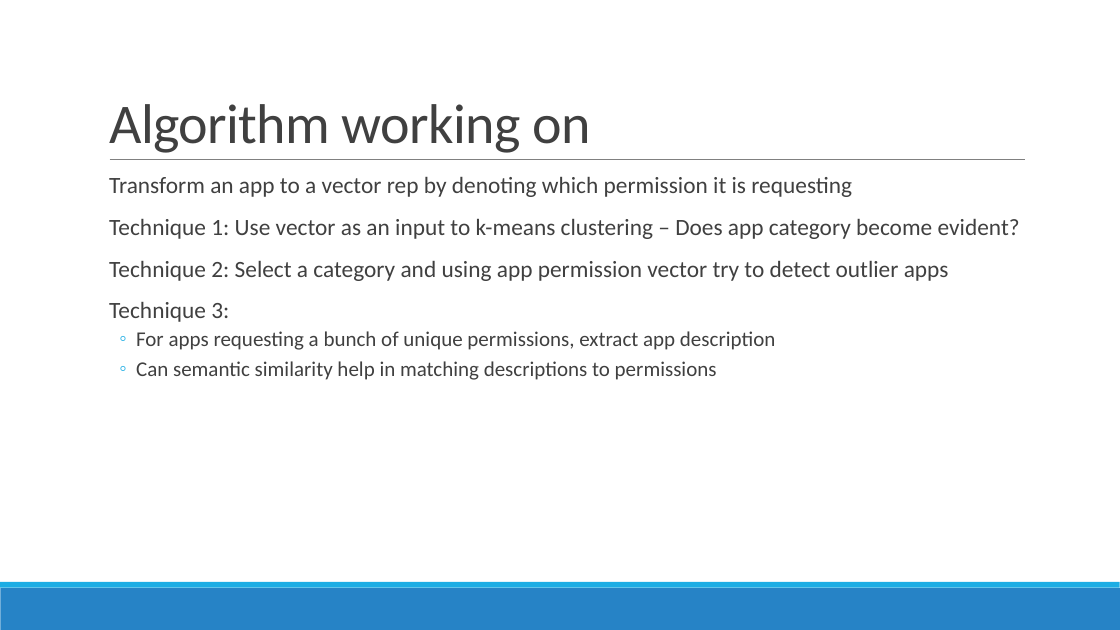
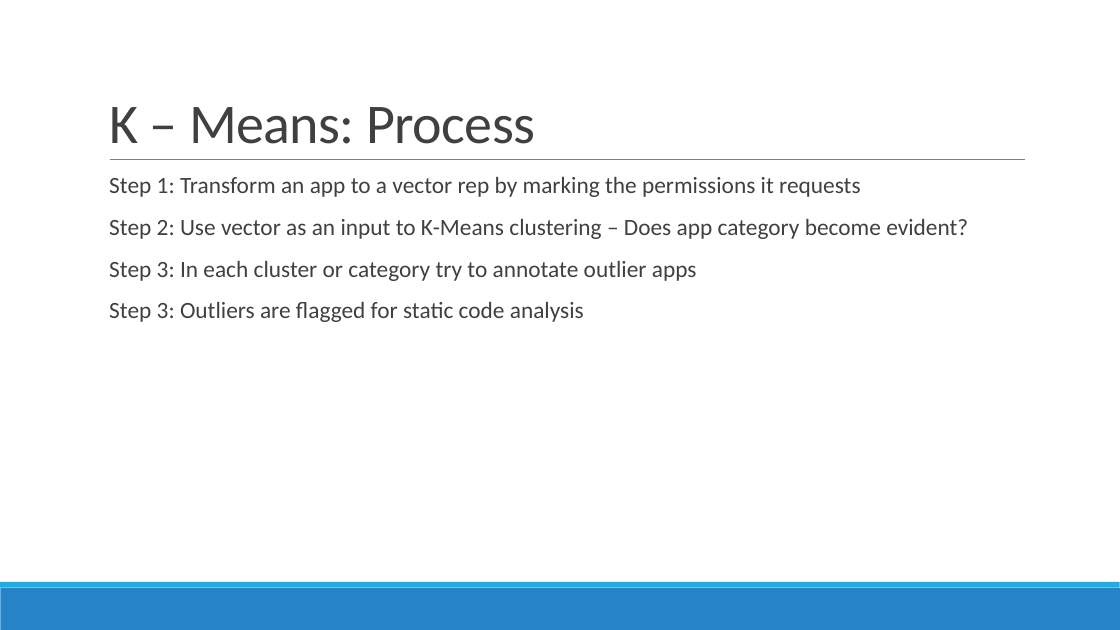
Before and after one commit to prajitdas/AndroidAnalytics, a slide deck: slide 10 of documentation/presentations/Google Play Store - Prajit.pptx (slide 8 before the commit). Drawn at 1120x630 pixels with LibreOffice and Linux fonts; fonts in the diff are those of the drawing. Boxes give left, top, right and bottom in pixels: in the first picture for what was removed or moved away, otherwise in the second. Text is boxed around its words. In the diff, an @@ line names an element or a change of style, - is before the commit and + after.

```diff
--- a/documentation/presentations/Google Play Store - Prajit.pptx
+++ b/documentation/presentations/Google Play Store - Prajit.pptx
@@ title at [109, 107, 535, 144]: text changed @@
-Algorithm working on
+K – Means: Process
@@ text at [109, 177, 968, 322]: text changed @@
-  Transform an app to a vector rep by denoting which permission it is requesting
-  Technique 1: Use vector as an input to k-means clustering – Does app category become evident?
-  Technique 2: Select a category and using app permission vector try to detect outlier apps
-  Technique 3:
-  ◦ For apps requesting a bunch of unique permissions, extract app description
-  ◦ Can semantic similarity help in matching descriptions to permissions
+  Step 1: Transform an app to a vector rep by marking the permissions it requests
+  Step 2: Use vector as an input to K-Means clustering – Does app category become evident?
+  Step 3: In each cluster or category try to annotate outlier apps
+  Step 3: Outliers are flagged for static code analysis
```
Also in this commit, not shown: 9 other slides changed, 7 slides added, 3 slides removed, 4 other files.
